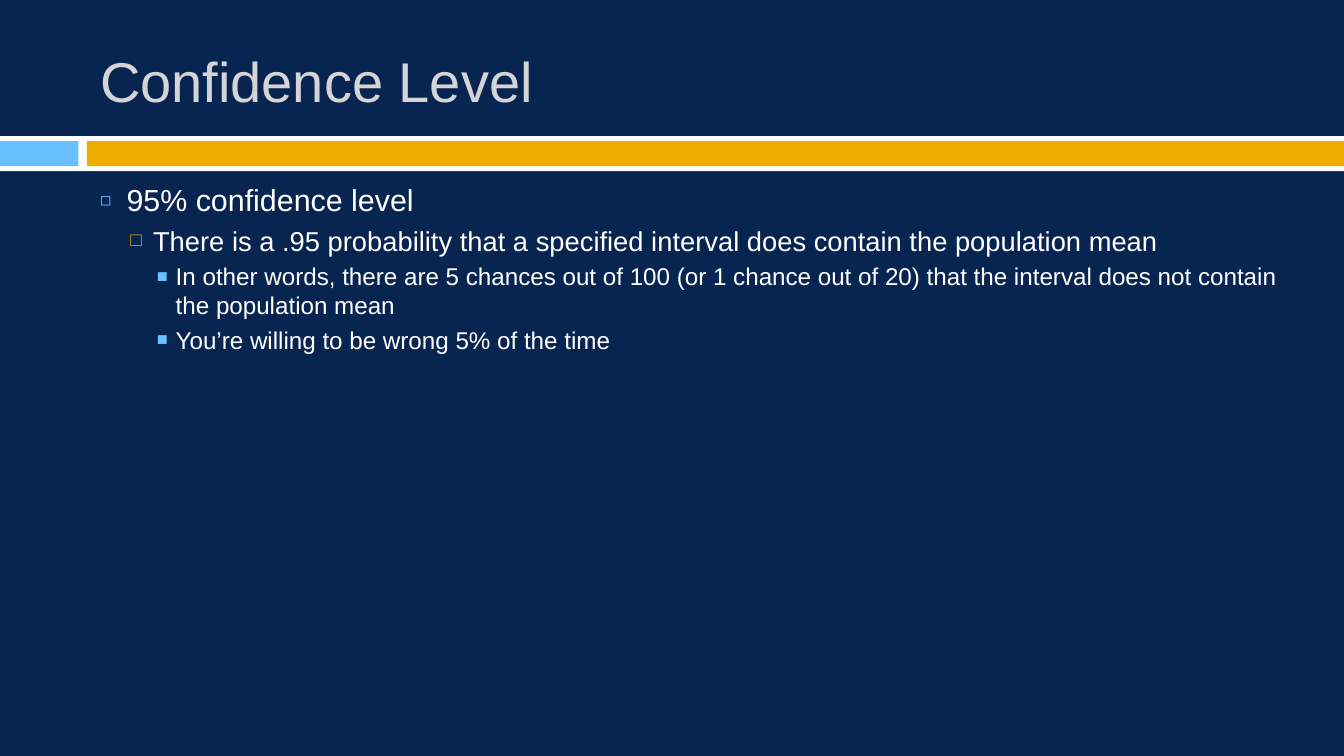
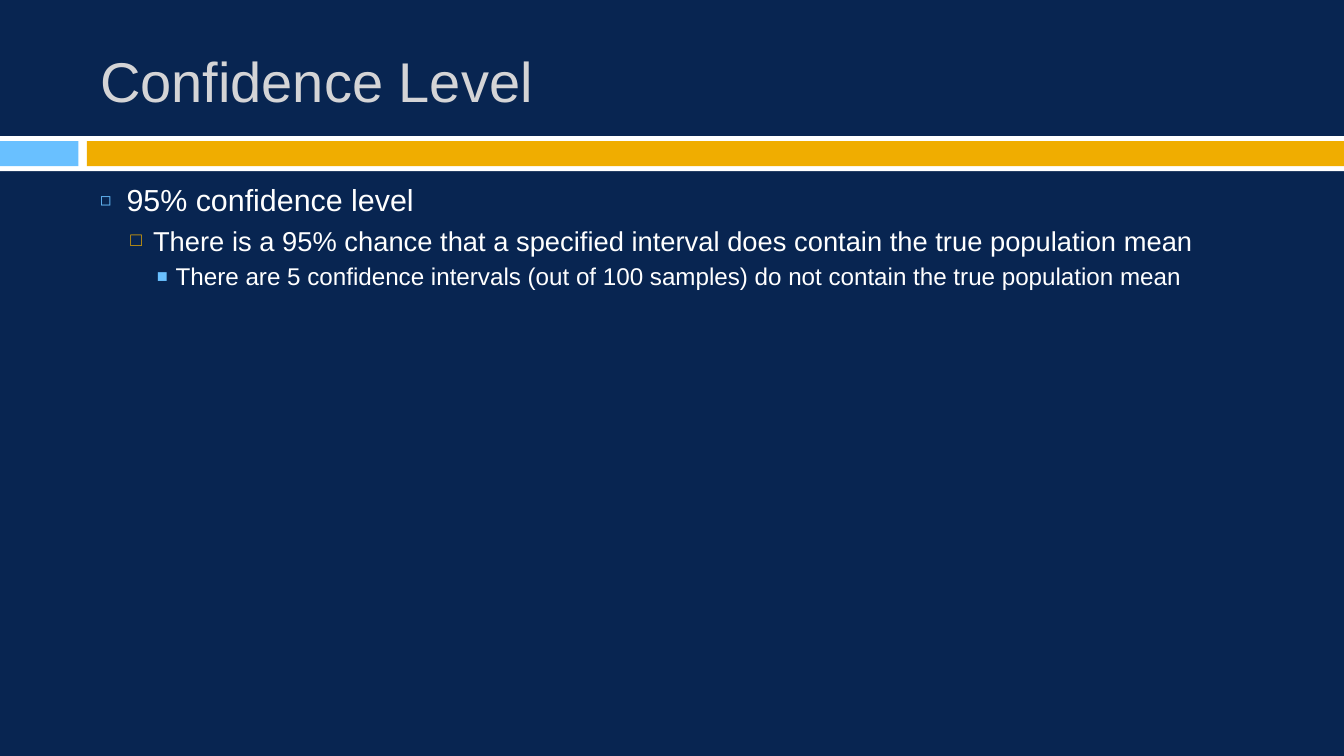
Before and after one commit to burrelvannjr/gradstats_csuf, a slide deck: slide 11 of ppts/4_estimation.pptx. Drawn at 1344x756 pixels with LibreOffice and Linux fonts; fonts in the diff are those of the drawing. Boxes give left, top, right and bottom in pixels: in the first picture for what was removed or moved away, otherwise in the second. Text is boxed around its words. In the diff, an @@ line names an element or a change of style, - is before the commit and + after.

```diff
--- a/ppts/4_estimation.pptx
+++ b/ppts/4_estimation.pptx
@@ text at bbox=[153, 231, 1192, 290]: text changed @@
-  □ There is a .95 probability that a specified interval does contain the population mean
-    ■ In other words, there are 5 chances out of 100 (or 1 chance out of 20) that the interval does not contain the population mean
-    ■ You’re willing to be wrong 5% of the time
+  □ There is a 95% chance that a specified interval does contain the true population mean
+    ■ There are 5 confidence intervals (out of 100 samples) do not contain the true population mean
```
Also in this commit, not shown: 4 other slides changed, 1 slide removed, 12 other files.
